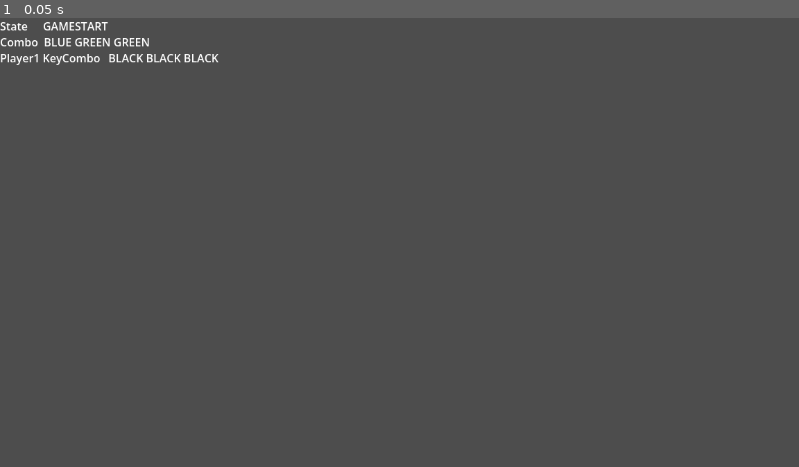
Above: before the commit, frame 1.
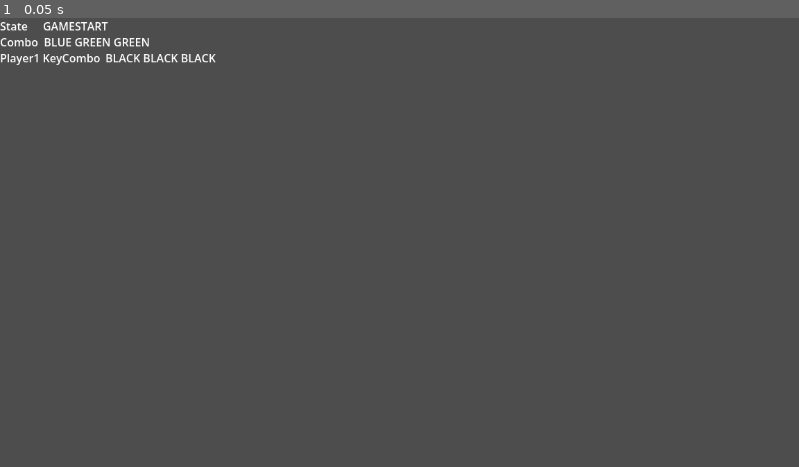
Above: after the commit, the same moment.

Repository: KevinStirling/black_ice
Game: Godot game, scene res://test.tscn
Two runs of this game, one before a commit and one after it. Both use one fixed random seed, a clock stepped at 60 frames per second and the inputs below. The project has no main scene, so this scene is started directly.
Inputs:
- Up to frame 1 (0.05 s): no input

The runs differ from the first frame. In frame 1, 0.2% of the frame differs, in the area x 13-28%, y 8-11%.

Commit message:
fix: debug for player keys

Diff:
--- a/scripts/player.gd
+++ b/scripts/player.gd
@@ -8,13 +8,13 @@
 
 @export var player: PlayerNum = PlayerNum.ONE
 
-var key_combo: Array[GameManager.ComboColor]:
+var key_combo: Array[int]:
 	get:
 		return key_combo
 	set(value):
 		key_combo = value
 		if player == PlayerNum.ONE:
-			%Player1KeyComboValue.text = _stringify_key_combo_value(value)
+			%Player1KeyComboValue.text = _get_color_from_enum_int(value)
 
 
 func _ready() -> void:
@@ -23,15 +23,18 @@
 
 func reset_key_combo(combo_size: int) -> void:
 	key_combo.clear()
-	var c: Array[GameManager.ComboColor]
+	var c: Array[int]
 	for i in combo_size:
 		c.append(GameManager.ComboColor.BLACK)
 	key_combo = c
 
 
-func _stringify_key_combo_value(value: Array[GameManager.ComboColor]) -> String:
-	var s: String
-	for i in value:
-		s = s + " " + GameManager.ComboColor.keys()[value[i]]
+func _get_color_from_enum_int(value: Array[int]) -> String:
+	var parts: PackedStringArray
+	for color in value:
+		if color > GameManager.ComboColor.size() - 1:
+			parts.append("INVALID")
+			break
+		parts.append(GameManager.ComboColor.keys()[color])
 
-	return s
+	return " ".join(parts)
